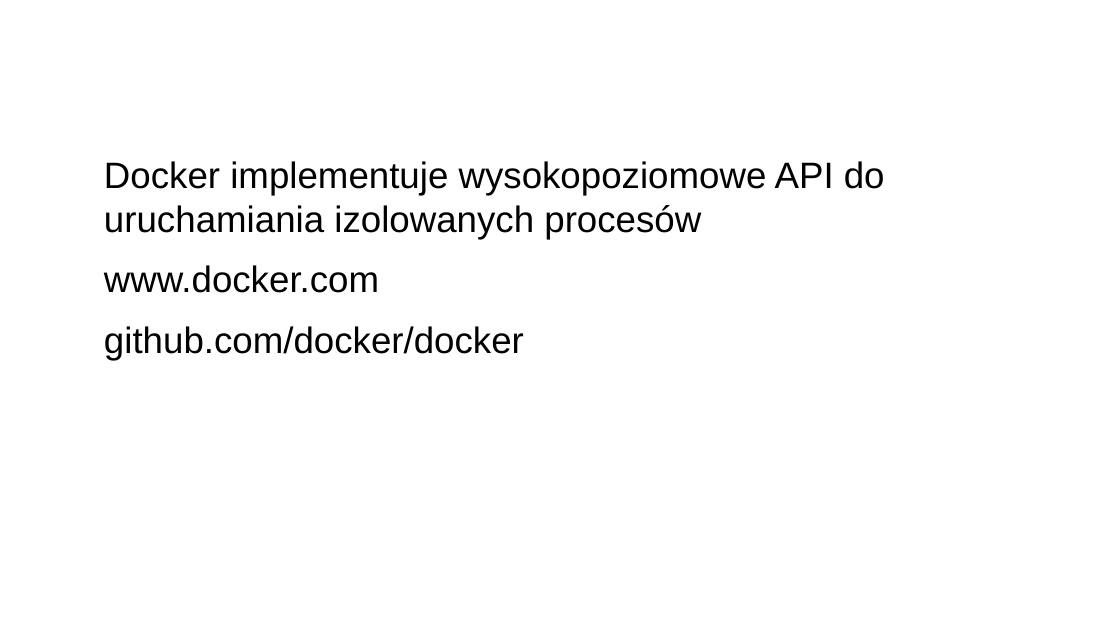
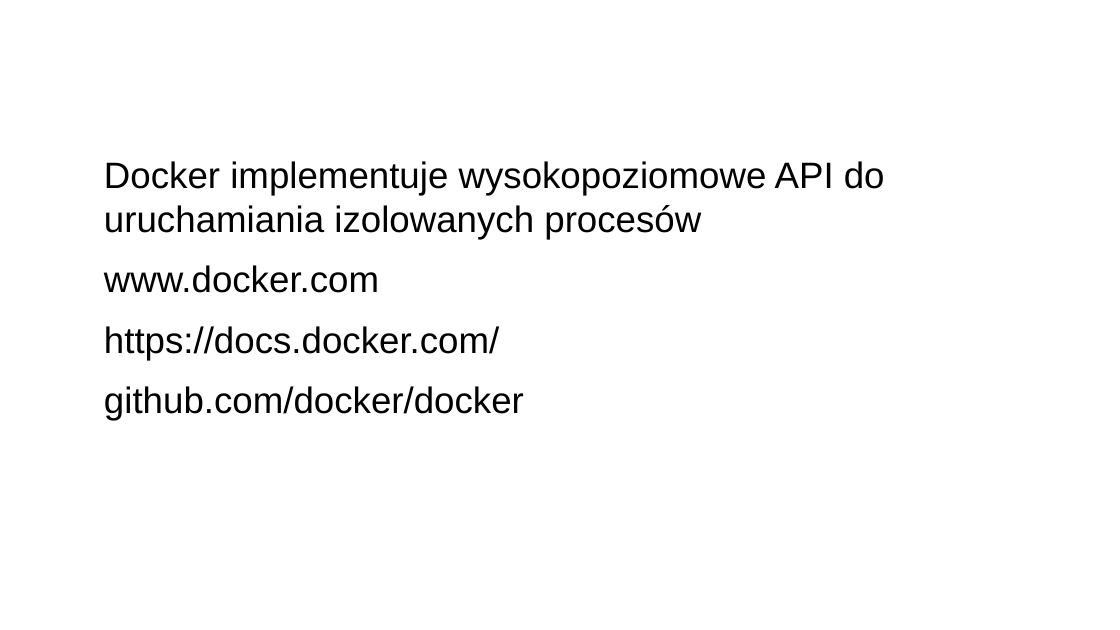
Before and after one commit to oskardz/cwiczenia-docker, a slide deck: slide 3 of docker.odp. Drawn at 1120x630 pixels with LibreOffice and Linux fonts; fonts in the diff are those of the drawing; background and template pictures are left out. Boxes give left, top, right and bottom in pixels: in the first picture for what was removed or moved away, otherwise in the second. Text is boxed around its words. In the diff, an @@ line names an element or a change of style, - is before the commit and + after.

```diff
--- a/docker.odp
+++ b/docker.odp
@@ text at box(104, 326, 499, 360): paragraph added @@
+https://docs.docker.com/
```
Also in this commit, not shown: 3 other slides changed, 4 slides added, 4 slides removed, 2 other files.
